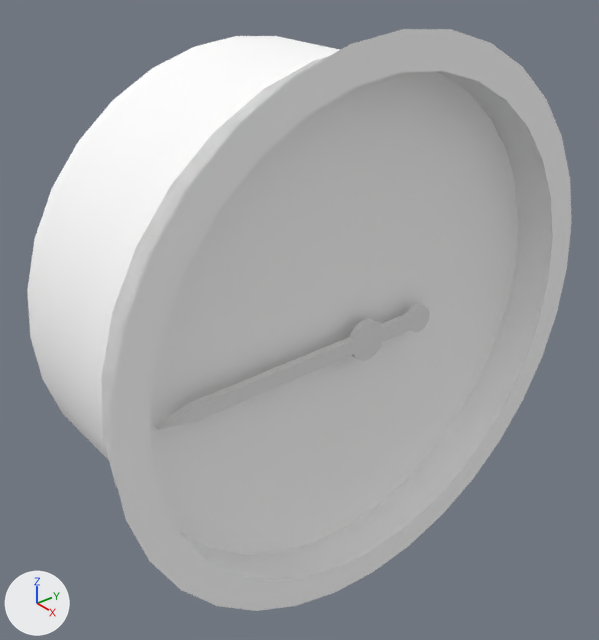
What one commit did to the Blender file dev/blender/instruments/vsi.blend.
Before and after are seen from a 50 mm lens placed at (-0.3021, -0.2015, 0.0513), pointed at (-0.3851, -0.1343, -0.0051). Arrows for +X, +Y and +Z are at lower left; the lights stay in place. The picture after the commit comes second.

Objects in the first picture: 'Case', 'Face', 'PointerCentre', 'PointerTip'.
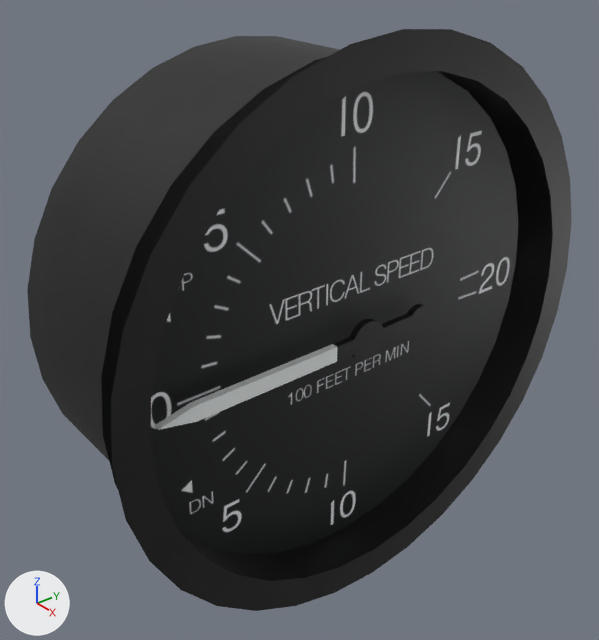
Where the change shows, as pixel boxes [x1, y1, x2, y2] in the pictures (599 x 640 px):
'Face', recoloured (white to black): [101, 57, 518, 555] in both
'Case', recoloured (white to black): [27, 29, 572, 611] in both
'PointerCentre', recoloured (white to black): [333, 304, 430, 361] in both

Diff of the bpy script that builds the scene:
```diff
--- a/dev/blender/instruments/vsi.blend.py
+++ b/dev/blender/instruments/vsi.blend.py
@@ img_needle_png @@
+img_needle_png = load_image('needle.png', '../../../Models/Interior/Panel/Instruments/VSI/VSI.png', 512, 512, 'sRGB')
@@ mat_vsi @@
+mat_vsi = principled_material('vsi')
+mat_vsi.texture = img_needle_png
@@ me_circle_004 @@
 me_circle_004.from_pydata(...)  # 110 vertices, 161 faces; spans x 0.0021..0.0031, y -0.0056..0.012, z -0.0029..0.0029
-me_circle_004.materials.append(mat_knob)  # white #e7e7e7
+me_circle_004.materials.append(mat_vsi)  # picture img_needle_png
@@ me_circle @@
 me_circle.from_pydata(...)  # 33 vertices, 32 faces; spans x -0.01, y -0.038..0.038, z -0.038..0.038
-me_circle.materials.append(mat_face)  # white #ffffff
+me_circle.materials.append(mat_vsi)  # picture img_needle_png
@@ me_circle_009 @@
 me_circle_009.from_pydata(...)  # 128 vertices, 64 faces; spans x -0.032..0.0, y -0.1299..-0.0499, z -0.0403..0.0397
-me_circle_009.materials.append(mat_material)  # white #ffffff
+me_circle_009.materials.append(mat_vsi)  # picture img_needle_png
```
